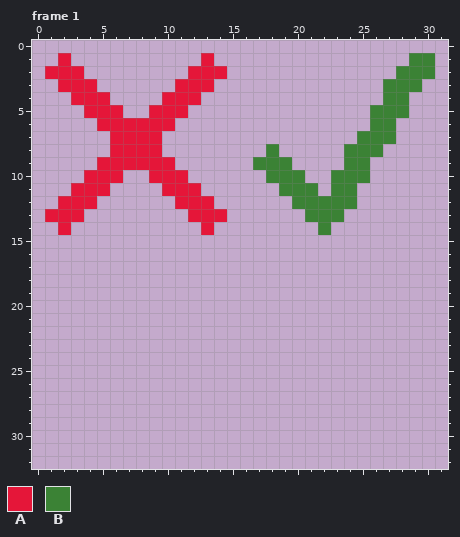
Two states of a pixel-art file, scenes/fleeting-frames/Assets/animations.aseprite. The picture above was drawn from the file before the commit.
64x64 pixels, 8 frames. Shown: frame 1: x 0..31, y 0..32.
Palette (. is transparent): A #e51639  B #3b8235
Pixels before, frame 1, first column x 1:
 1 .A..........A...............BB
 2 AAA........AAA.............BBB
 3 .AAA......AAA.............BBB.
 4 ..AAA....AAA..............BB..
 5 ...AAA..AAA..............BBB..
 6 ....AAAAAA...............BB...
 7 .....AAAA...............BBB...
 8 .....AAAA........B.....BBB....
 9 ....AAAAAA......BBB....BB.....
10 ...AAA..AAA......BBB..BBB.....
11 ..AAA....AAA......BBB.BB......
12 .AAA......AAA......BBBBB......
13 AAA........AAA......BBB.......
14 .A..........A........B........
Now the later version:
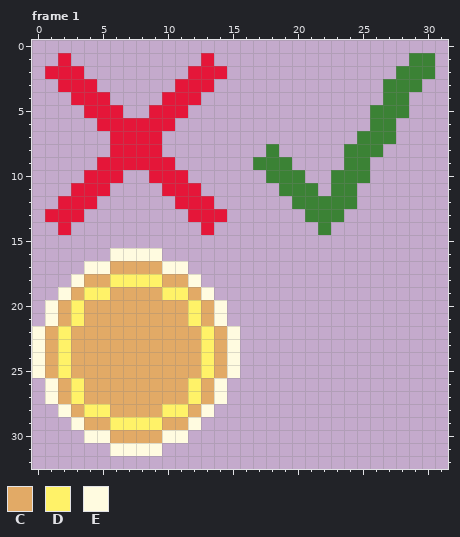
Colours new in this view: C #e2aa66  D #fff268  E #fffbe0
Diff:
Changed rows in their new state; - is an unchanged pixel.
Frame 1:
first column x 0:
16 ------EEEE------
17 ----EECCCCEE----
18 ---ECCDDDDCCE---
19 --ECDDCCCCDDCE--
20 -ECDCCCCCCCCDCE-
21 -ECDCCCCCCCCDCE-
22 ECDCCCCCCCCCCDCE
23 ECDCCCCCCCCCCDCE
24 ECDCCCCCCCCCCDCE
25 ECDCCCCCCCCCCDCE
26 -ECDCCCCCCCCDCE-
27 -ECDCCCCCCCCDCE-
28 --ECDDCCCCDDCE--
29 ---ECCDDDDCCE---
30 ----EECCCCEE----
31 ------EEEE------
Boxes around the changes in both pictures, in picture pixels (x1, y1, x2, y2):
added: (32, 248, 240, 456)
